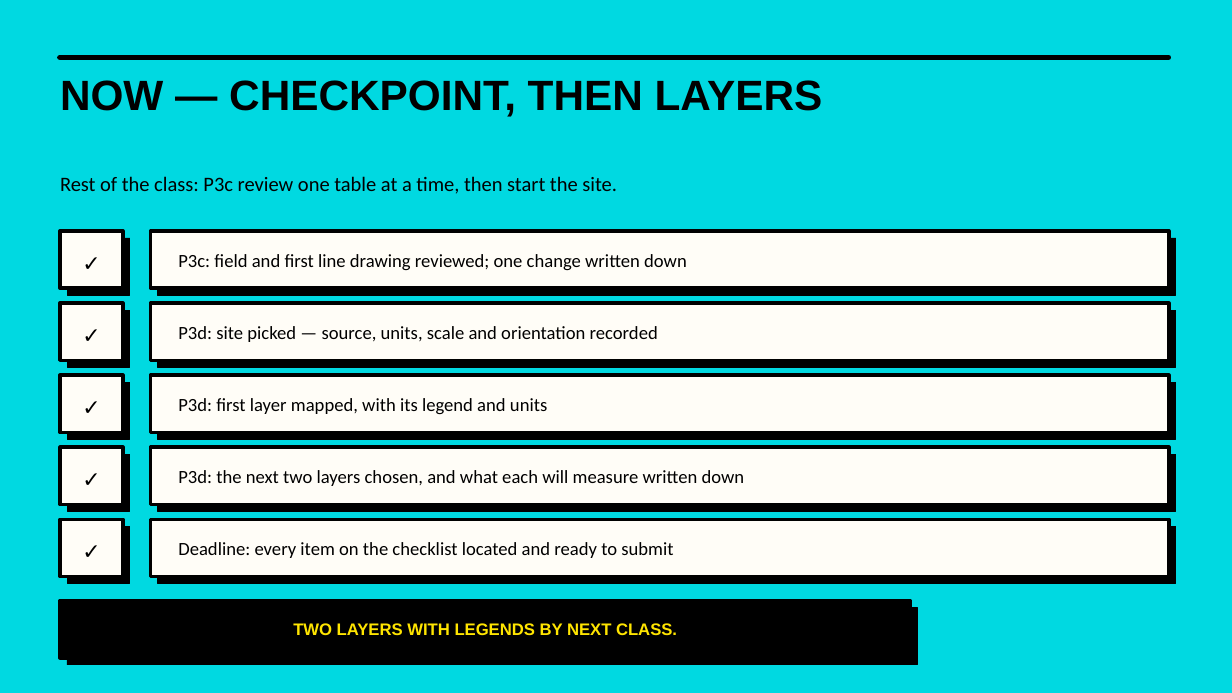
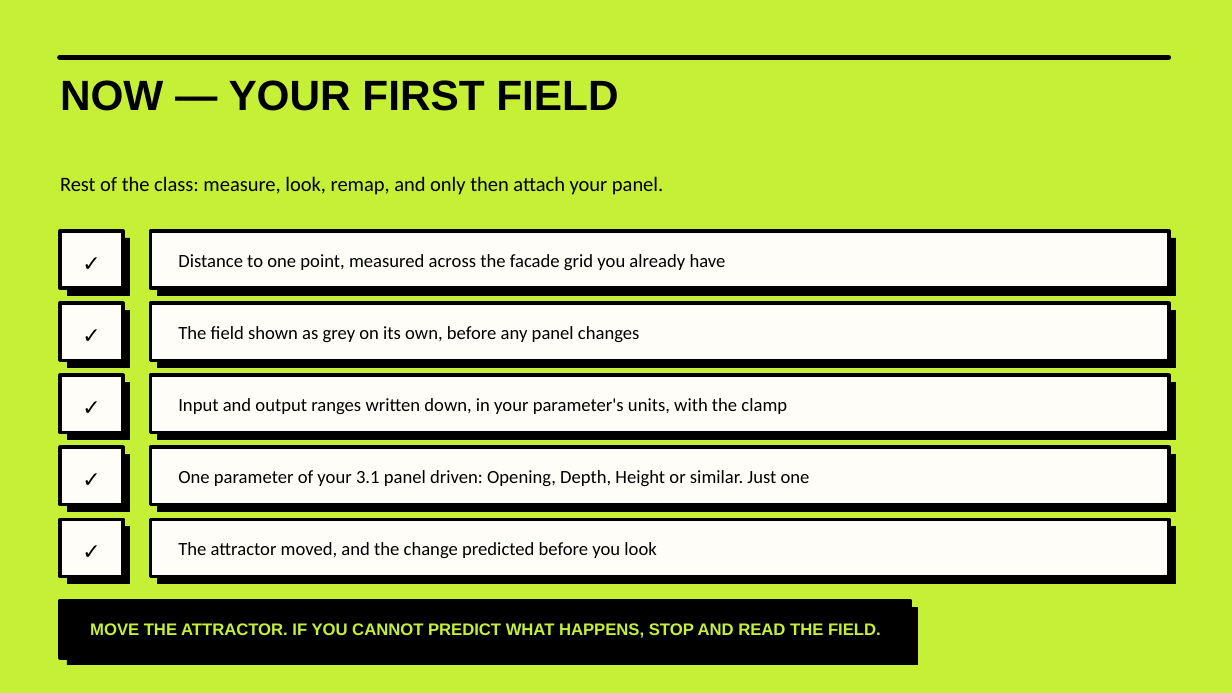
Before and after one commit to luigipacheco/arc3133, a slide deck: slide 11 of slides/ARC3133_Class09.pptx. Drawn at 1232x693 pixels with LibreOffice and Linux fonts; fonts in the diff are those of the drawing. Boxes give left, top, right and bottom in pixels: in the first picture for what was removed or moved away, otherwise in the second. Text is boxed around its words. In the diff, an @@ line names an element or a change of style, - is before the commit and + after.

```diff
--- a/slides/ARC3133_Class09.pptx
+++ b/slides/ARC3133_Class09.pptx
@@ background #00D9E1 to #C6F035 @@
@@ text at <box>60,80,618,111</box>: text changed @@
-NOW — CHECKPOINT, THEN LAYERS
+NOW — YOUR FIRST FIELD
@@ text at <box>60,176,663,195</box>: text changed @@
-Rest of the class: P3c review one table at a time, then start the site.
+Rest of the class: measure, look, remap, and only then attach your panel.
@@ text at <box>178,254,726,270</box>: text changed @@
-P3c: field and first line drawing reviewed; one change written down
+Distance to one point, measured across the facade grid you already have
@@ text at <box>178,326,640,343</box>: text changed @@
-P3d: site picked — source, units, scale and orientation recorded
+The field shown as grey on its own, before any panel changes
@@ text at <box>178,398,787,415</box>: text changed @@
-P3d: first layer mapped, with its legend and units
+Input and output ranges written down, in your parameter's units, with the clamp
@@ text at <box>178,470,810,487</box>: text changed @@
-P3d: the next two layers chosen, and what each will measure written down
+One parameter of your 3.1 panel driven: Opening, Depth, Height or similar. Just one
@@ text at <box>178,542,656,559</box>: text changed @@
-Deadline: every item on the checklist located and ready to submit
+The attractor moved, and the change predicted before you look
@@ text at <box>90,623,881,638</box>: text changed; text colour #FFE500 to #C6F035 @@
-TWO LAYERS WITH LEGENDS BY NEXT CLASS.
+MOVE THE ATTRACTOR. IF YOU CANNOT PREDICT WHAT HAPPENS, STOP AND READ THE FIELD.
```
Also in this commit, not shown: 4 other slides changed, 7 slides added, 7 slides removed, 19 other files.
